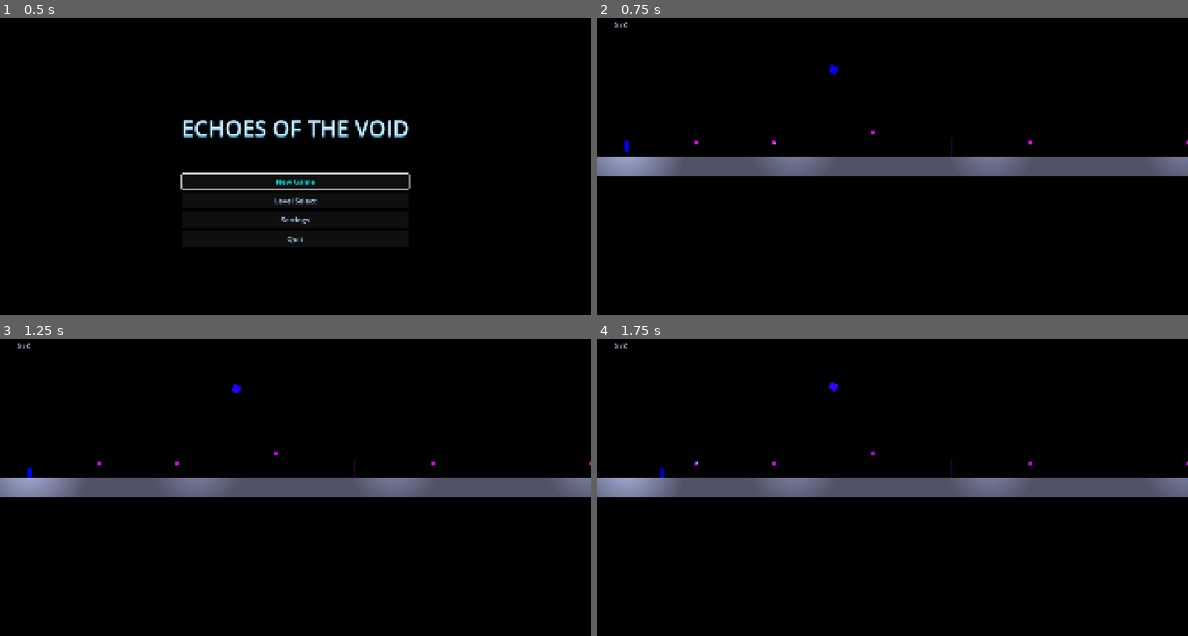
Above: before the commit, frames 1-4 (two rows, left to right).
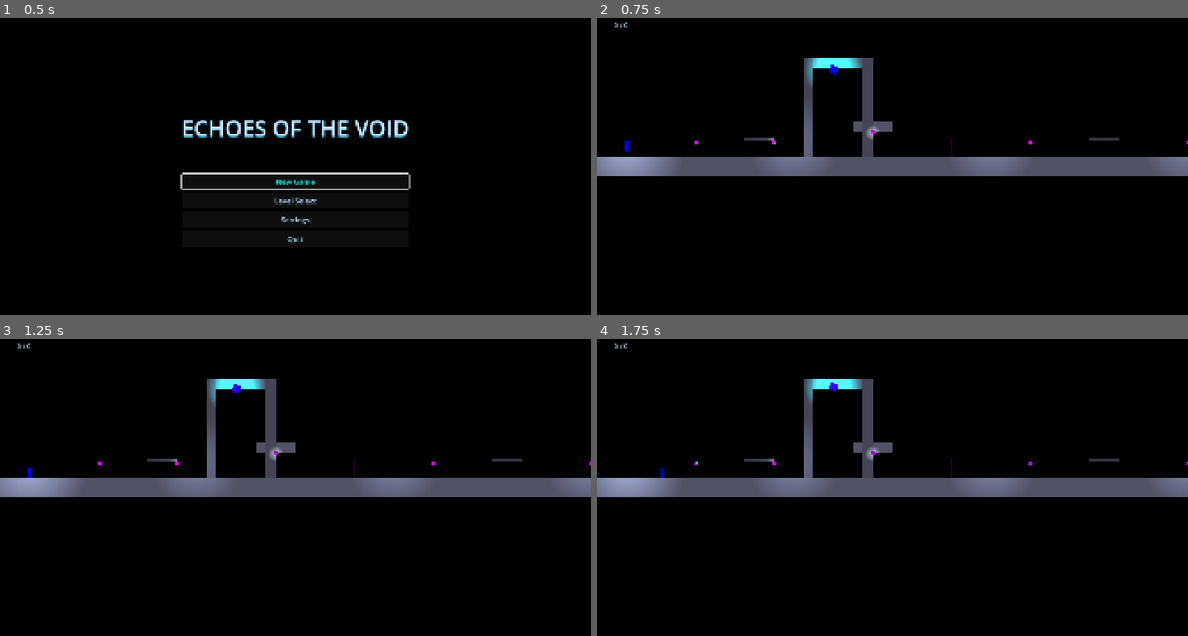
Above: after the commit, the same moments.

Repository: MasuRii/echoes-of-the-void
Game: Godot game, scene res://scenes/ui/main_menu.tscn
Same seed, same stepped clock (60 frames per second), same inputs: the game is played once before the commit and once after it. Sound files missing from this copy of the repository are replaced by a short silence.
Inputs (mouse positions are in pixels of both pictures, inside the frame that each line leads up to):
- Up to frame 1 (0.5 s): no input
- Up to frame 2 (0.75 s): click "New Game" at 0.5 s
- Up to frame 3 (1.25 s): no input
- Up to frame 4 (1.75 s): move the mouse to (1022, 484) at 1.27 s; hold D (move_right) from 1.28 s (still down); tap Space (jump) at 1.52 s

Frame 1 is identical in both runs. In frame 2, 1.7% of the frame differs, in the area x 24-89%, y 13-47%; in frame 3, 1.7%; in frame 4, 1.7%.

Commit message:
Connect level scenes to procedural geometry layouts
Complete Phase 9.9: Add level_layout_key export to all 5 level scenes,
linking them to their corresponding layout data in LevelLayouts.

Level scene updates:
- level_01_awakening.tscn: level_layout_key = "LEVEL_01"
- level_02_fractured_paths.tscn: level_layout_key = "LEVEL_02"
- level_03_mirrors_edge.tscn: level_layout_key = "LEVEL_03"
- level_04_collapse.tscn: level_layout_key = "LEVEL_04"
- level_05_last_echo.tscn: level_layout_key = "LEVEL_05"

This completes Phase 9 - all levels now generate proper geometry at
runtime using the PlatformGenerator and LevelLayouts systems. Game
status upgraded from NON-FUNCTIONAL to PLAYABLE.

Diff:
--- a/scenes/levels/level_01_awakening.tscn
+++ b/scenes/levels/level_01_awakening.tscn
@@ -24,6 +24,7 @@
 script = ExtResource("1_level_base")
 level_name = "Awakening"
 next_level = "res://scenes/levels/level_02_fractured_paths.tscn"
+level_layout_key = "LEVEL_01"
 total_shards = 5
 crystal_count = 1
 use_camera_limits = true
--- a/scenes/levels/level_02_fractured_paths.tscn
+++ b/scenes/levels/level_02_fractured_paths.tscn
@@ -34,6 +34,7 @@
 script = ExtResource("1_level_base")
 level_name = "Fractured Paths"
 next_level = "res://scenes/levels/level_03_mirrors_edge.tscn"
+level_layout_key = "LEVEL_02"
 total_shards = 6
 crystal_count = 1
 use_camera_limits = true
--- a/scenes/levels/level_03_mirrors_edge.tscn
+++ b/scenes/levels/level_03_mirrors_edge.tscn
@@ -35,6 +35,7 @@
 script = ExtResource("1_level_base")
 level_name = "Mirror's Edge"
 next_level = "res://scenes/levels/level_04_collapse.tscn"
+level_layout_key = "LEVEL_03"
 total_shards = 8
 crystal_count = 2
 use_camera_limits = true
--- a/scenes/levels/level_04_collapse.tscn
+++ b/scenes/levels/level_04_collapse.tscn
@@ -38,6 +38,7 @@
 script = ExtResource("1_level_base")
 level_name = "Collapse"
 next_level = "res://scenes/levels/level_05_last_echo.tscn"
+level_layout_key = "LEVEL_04"
 total_shards = 12
 crystal_count = 2
 use_camera_limits = true
--- a/scenes/levels/level_05_last_echo.tscn
+++ b/scenes/levels/level_05_last_echo.tscn
@@ -34,6 +34,7 @@
 script = ExtResource("1_level_base")
 level_name = "The Last Echo"
 next_level = ""
+level_layout_key = "LEVEL_05"
 total_shards = 15
 crystal_count = 3
 use_camera_limits = true
Not shown, changed: plan.md
